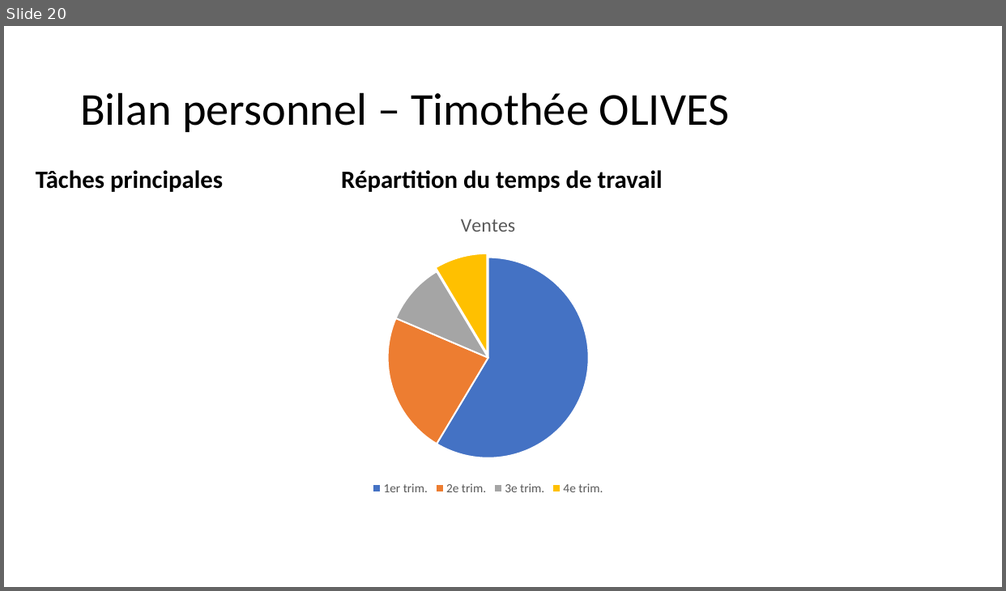
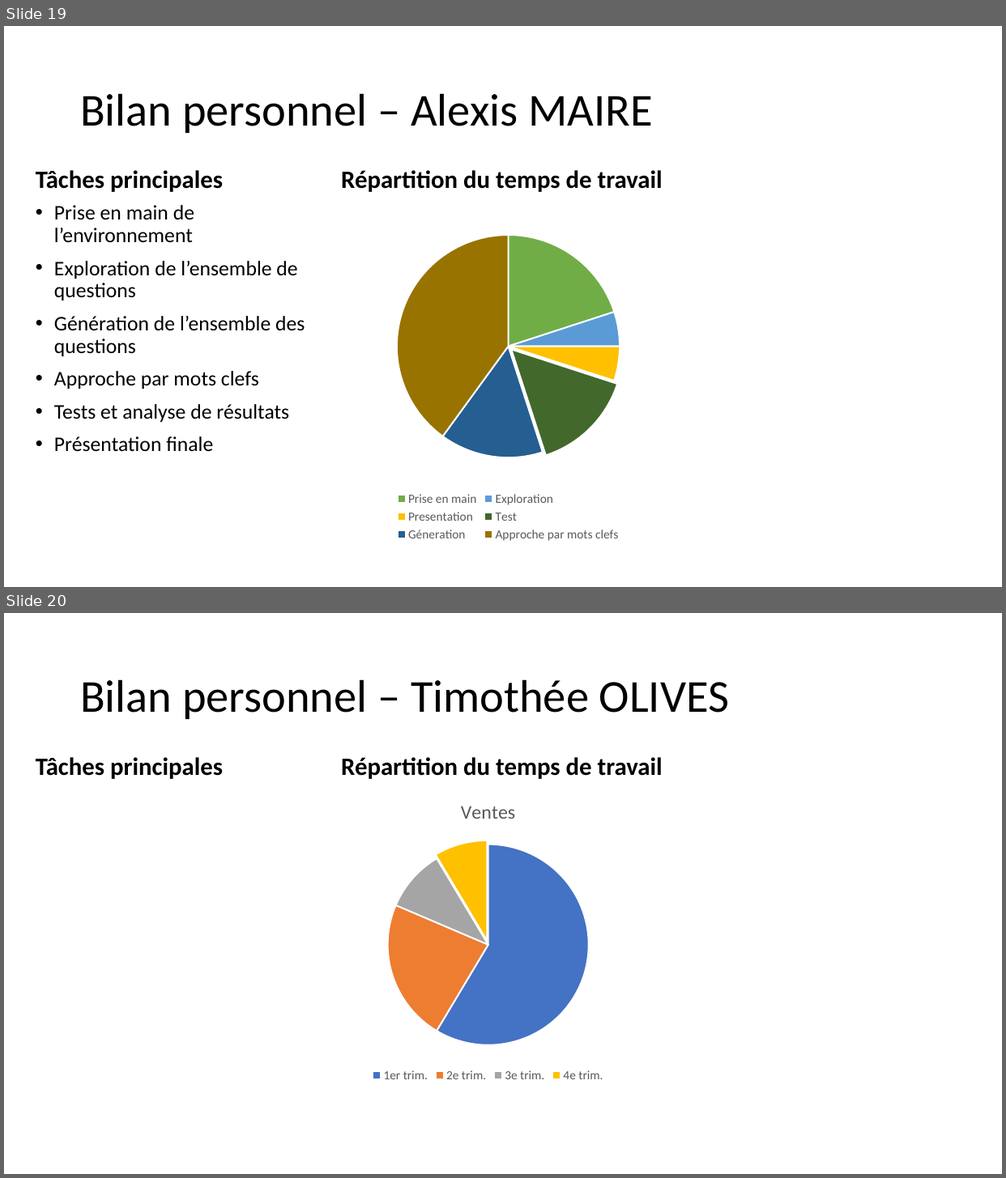
Before and after one commit to PorteAntoine/IHM_PEPPER_CPE2017, a slide deck: Rapport/Diapo_ihm_pepper.pptx. Shown one above the other, each under a label of ours: slide 20 before the commit, slides 19 and 20 after it. The pictures are 1006x591 and 1006x1178 pixels, drawn with LibreOffice and Linux fonts; fonts in the diff are those of the drawing; background and template pictures are left out. Boxes give left, top, right and bottom in pixels: in the first picture for what was removed or moved away, otherwise in the second. Text is boxed around its words. In the diff, an @@ line names an element or a change of style, - is before the commit and + after.

```diff
--- a/Rapport/Diapo_ihm_pepper.pptx
+++ b/Rapport/Diapo_ihm_pepper.pptx
@@ slide 19 added at box(4, 26, 1002, 587), background picture (left out) @@
@@ title added at box(80, 93, 652, 133), 44 pt, text #000000 @@
+Bilan personnel – Alexis MAIRE
@@ text added at box(36, 170, 223, 192), 24 pt, text #000000, bold @@
+Tâches principales
@@ text added at box(341, 170, 663, 192), 24 pt, text #000000, bold @@
+Répartition du temps de travail
@@ text added at box(54, 205, 305, 452), 20 pt, text #000000 @@
+• Prise en main de l’environnement
+• Exploration de l’ensemble de questions
+• Génération de l’ensemble des questions
+• Approche par mots clefs
+• Tests et analyse de résultats
+• Présentation finale
@@ pie chart added at box(325, 225, 691, 544) @@
+categories: Prise en main, Exploration, Presentation, Test, Géneration, Approche par mots clefs
+Series 1: 20, 5, 5, 15, 15, 40
```
Also in this commit, not shown: 10 slides changed, 2 other slides added, 1 slide removed.
